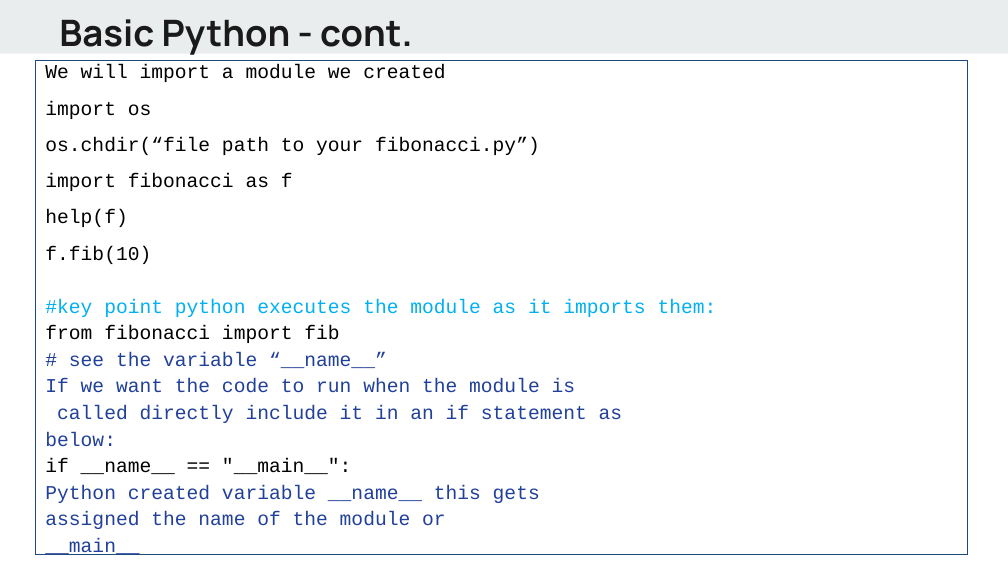
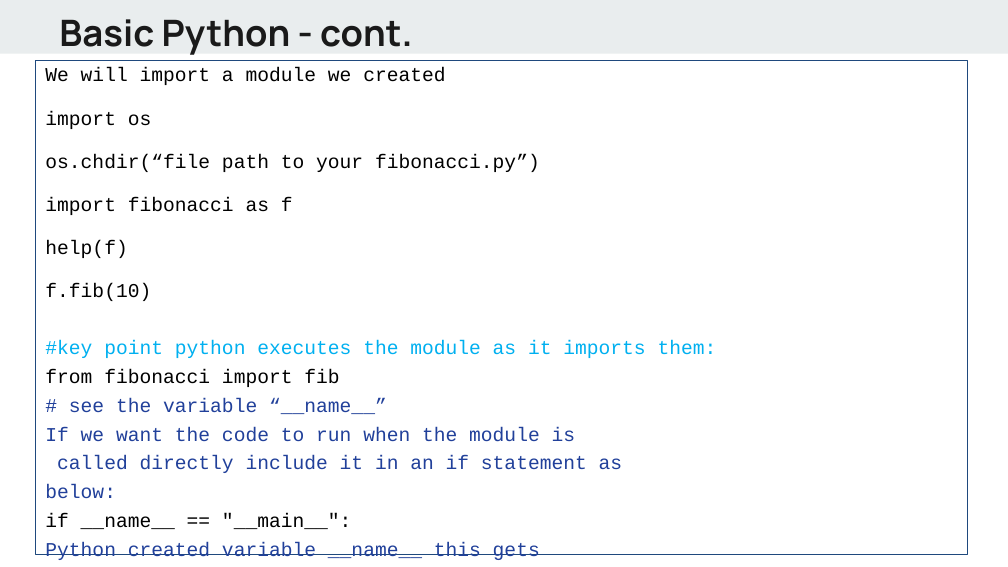
Before and after one commit to alif0/hello_world, a slide deck: slide 25 of lectures/Python - day1.pptx. Drawn at 1008x567 pixels with LibreOffice and Linux fonts; fonts in the diff are those of the drawing. Boxes give left, top, right and bottom in pixels: in the first picture for what was removed or moved away, otherwise in the second. Text is boxed around its words. In the diff, an @@ line names an element or a change of style, - is before the commit and + after.

```diff
--- a/lectures/Python - day1.pptx
+++ b/lectures/Python - day1.pptx
@@ rectangle "We will import a module ..." at (x1=35, y1=60, x2=968, y2=554): line spacing 8.7pt to 0.62 @@
```
Also in this commit, not shown: 11 other slides changed, 2 other files.
